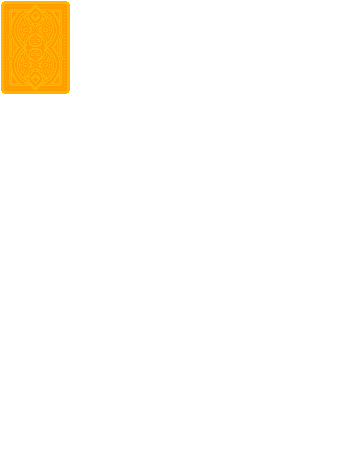
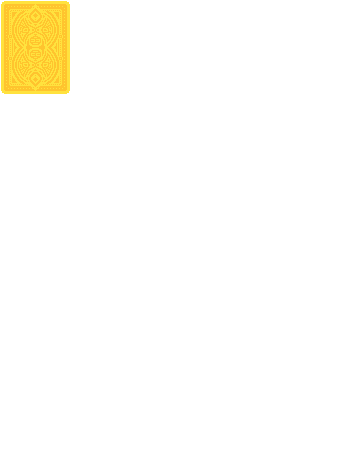
Layered file, before and after one edit (355x475). Changes by layer:
removed layer "Pasted Layer copy #3" (was multiply) over (1, 1, 70, 94)
removed layer "Pasted Layer copy #2" (was multiply) over (1, 1, 70, 94)
removed layer "Pasted Layer copy #1" (was multiply) over (1, 1, 70, 94)
"Pasted Layer copy": opacity 100% → 85% over (1, 1, 70, 94)
